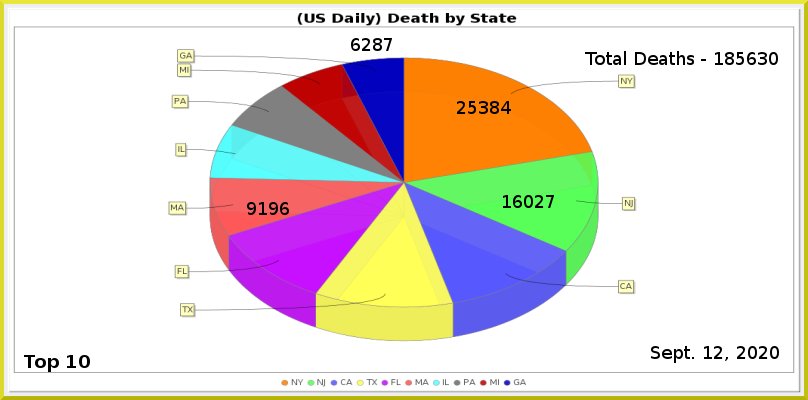
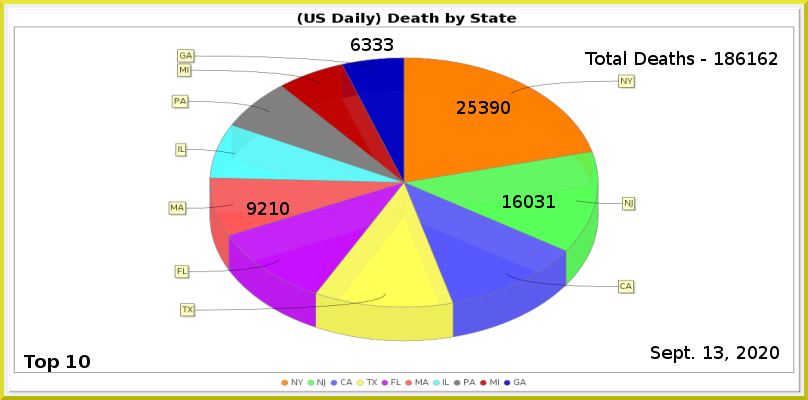
Two versions of the same layered image (808x400). Layer-by-layer changes:
painted on "Least" over [362,38,393,51]
painted on "MA" over [258,202,289,215]
painted on "NJ" over [535,195,555,208]
painted on "NY" over [490,101,511,114]
renamed "Total Deaths - 185630" to "Total Deaths - 186162", painted on it over [736,52,778,65]
painted on "Current Date" over [714,346,723,359]
